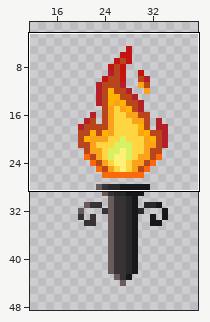
Edited in one commit: pixel-art file (lead/sprites/suelo/Sprite-decoraciones.aseprite). Above: a wide view before the commit, with the close-up outlined.
Close-up. Before the edit:
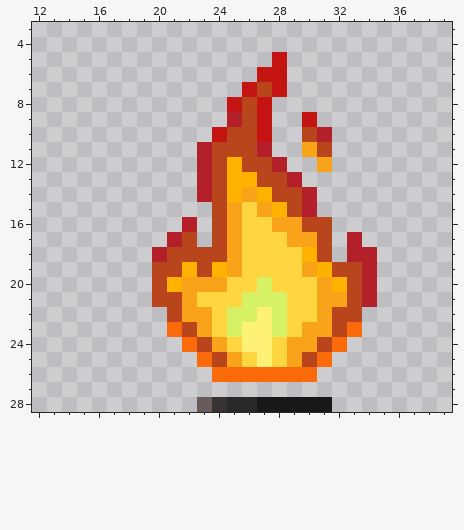
256x144 pixels, 1 frame. Shown: x 12..39, y 3..28. The wide view leaves out empty margins.
And afterwards:
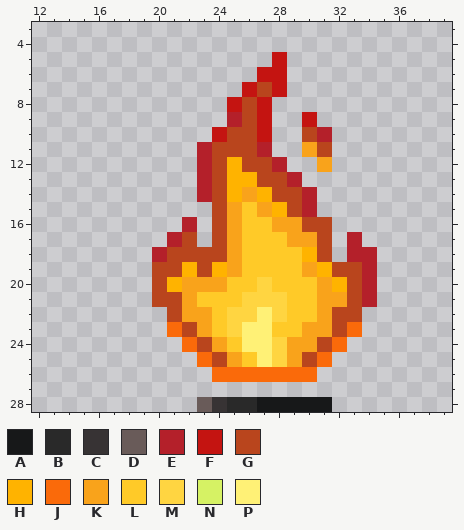
Palette (. is transparent): A #171819  B #292929  C #373334  D #695b59  E #b4202a  F #c41411  G #b9451d  H #ffb300  J #fa6a0a  K #f9a31b  L #ffca28  M #ffd541  N #d6f264  P #fff176
Change:
{"y":15,"x":26,"old":"M","new":"L"}
{"y":16,"x":26,"old":"MM","new":"LL"}
{"y":17,"x":26,"old":"MMM","new":"LLL"}
{"y":18,"x":26,"old":"MMMM","new":"LLLL"}
{"y":19,"x":26,"old":"MMMM","new":"LLLL"}
{"y":20,"x":25,"old":"MMNMMM","new":"LLMLLL"}
{"y":21,"x":23,"old":"MMMNNNMM","new":"LLLMMMLL"}
{"y":22,"x":24,"old":"MNN","new":"LMM"}
{"y":22,"x":28,"old":"NMM","new":"MLL"}
{"y":23,"x":24,"old":"MN","new":"LM"}
{"y":23,"x":28,"old":"NM","new":"LL"}
{"y":24,"x":25,"old":"M","new":"L"}
{"y":25,"x":26,"old":"M","new":"L"}
{"label":"changed","picture_box":[197,202,317,367]}
